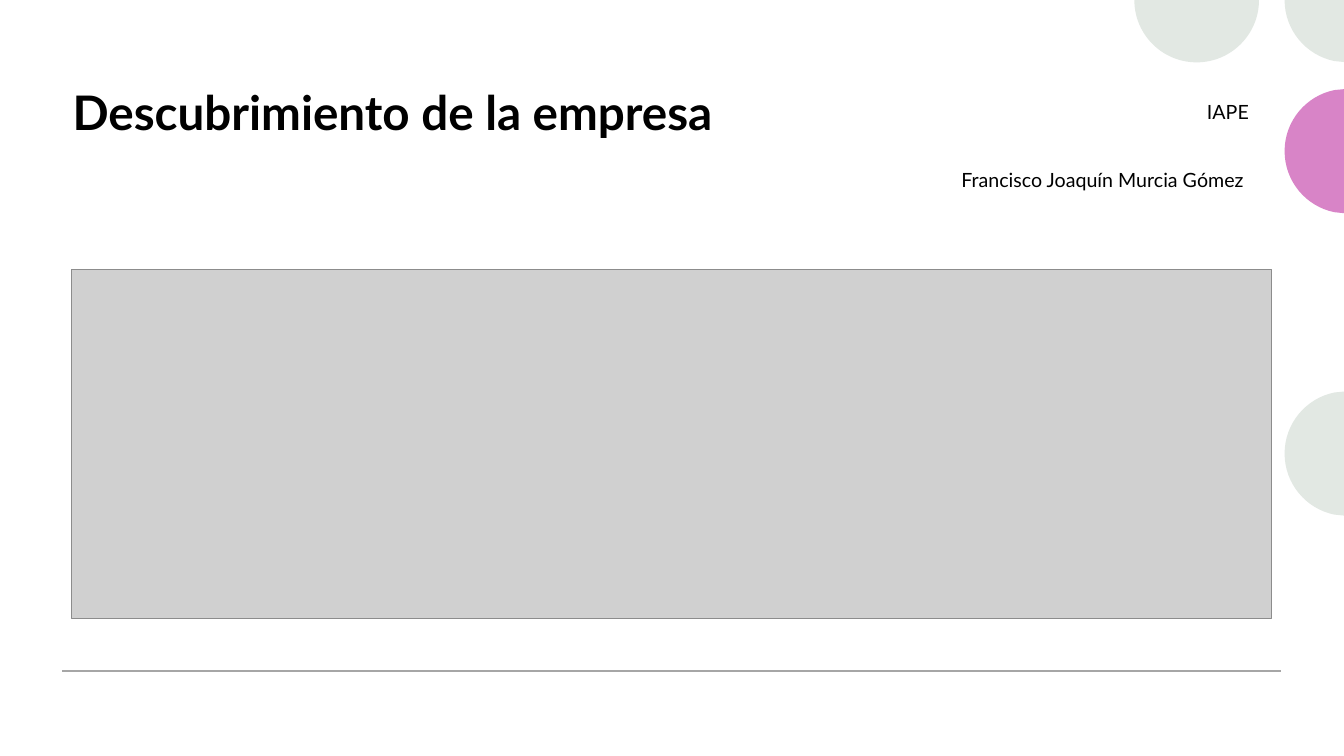
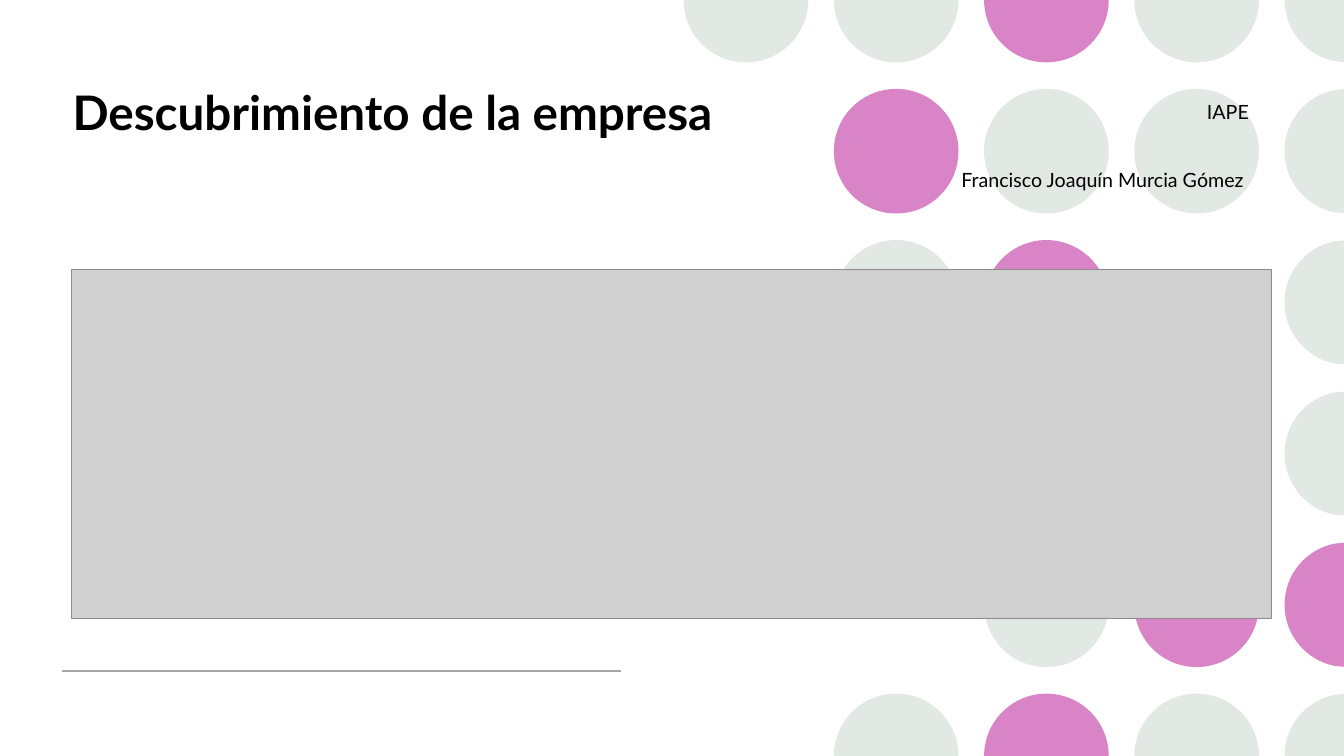
Before and after one commit to fmurciag/Ingenieria-Informatica-UA, a slide deck: slide 1 of cuatris/4/iape/Descubrimiento de la empresa.pptx. Drawn at 1344x756 pixels with LibreOffice and Linux fonts; fonts in the diff are those of the drawing; grey boxes stand for pictures. Boxes give left, top, right and bottom in pixels: in the first picture for what was removed or moved away, otherwise in the second. Text is boxed around its words. In the diff, an @@ line names an element or a change of style, - is before the commit and + after.

```diff
--- a/cuatris/4/iape/Descubrimiento de la empresa.pptx
+++ b/cuatris/4/iape/Descubrimiento de la empresa.pptx
@@ rectangle removed at <box>0,0,1344,756</box> @@
@@ group added at <box>834,89,1259,667</box>: 7 ellipses @@
@@ freeform shape removed at <box>1285,89,1344,213</box> @@
@@ line removed from (63, 671) to (1281, 671) @@
```
Also in this commit, not shown: 7 other slides changed, 2 slides added, 1 slide removed, 4 other files.
